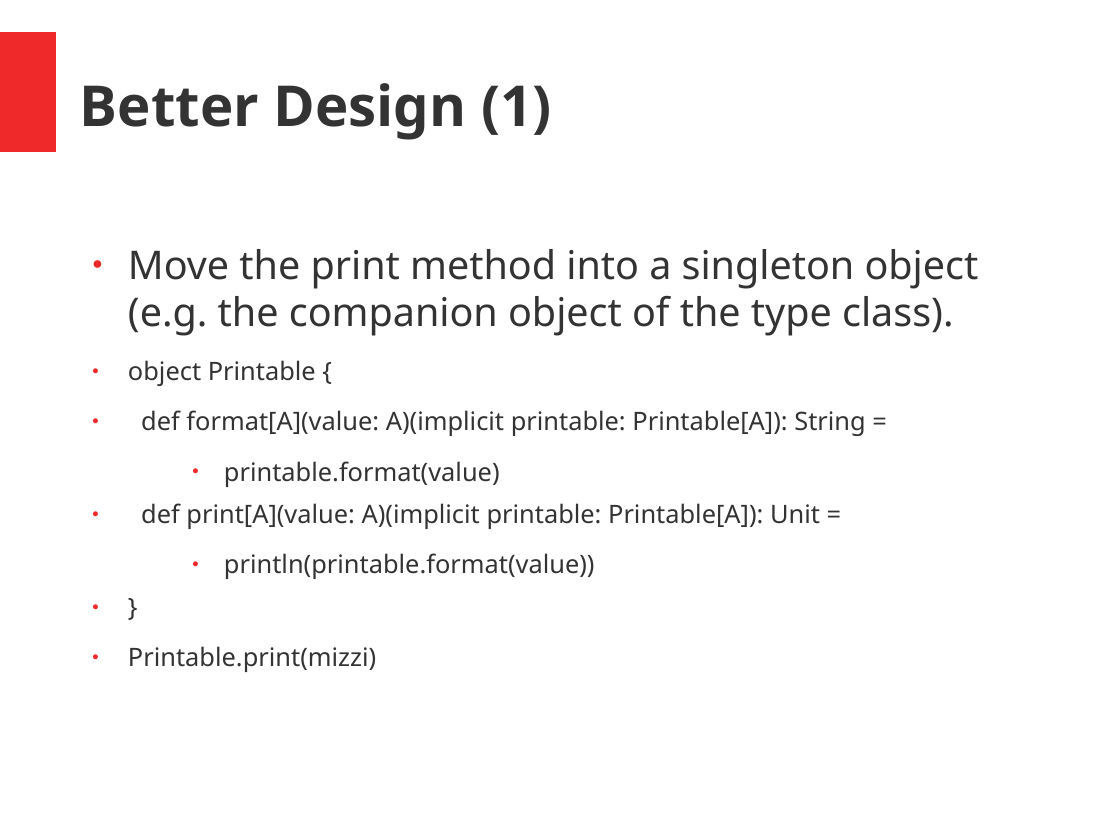
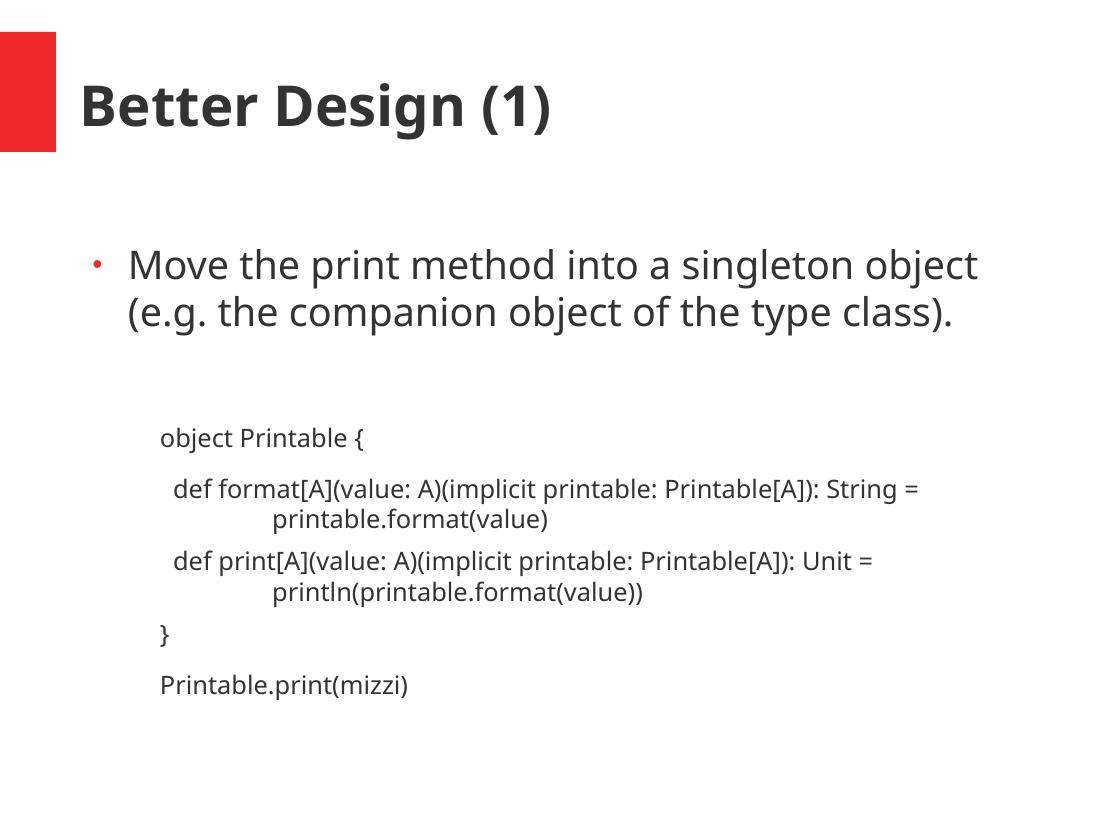
Before and after one commit to hermannhueck/typeclasses, a slide deck: slide 12 of Slides/TypeClasses.pptx. Drawn at 1120x840 pixels with LibreOffice and Linux fonts; fonts in the diff are those of the drawing. Boxes give left, top, right and bottom in pixels: in the first picture for what was removed or moved away, otherwise in the second. Text is boxed around its words. In the diff, an @@ line names an element or a change of style, - is before the commit and + after.

```diff
--- a/Slides/TypeClasses.pptx
+++ b/Slides/TypeClasses.pptx
@@ text at [160, 427, 408, 700]: bullet ● to none @@
@@ text at [173, 478, 897, 607]: text changed @@
-● def format[A](value: A)(implicit printable: Printable[A]): String =
-    ● printable.format(value)
-● def print[A](value: A)(implicit printable: Printable[A]): Unit =
-    ● println(printable.format(value))
+def format[A](value: A)(implicit printable: Printable[A]): String =
+printable.format(value)
+def print[A](value: A)(implicit printable: Printable[A]): Unit =
+println(printable.format(value))
```
Also in this commit, not shown: 18 other slides changed, 1 other file.
